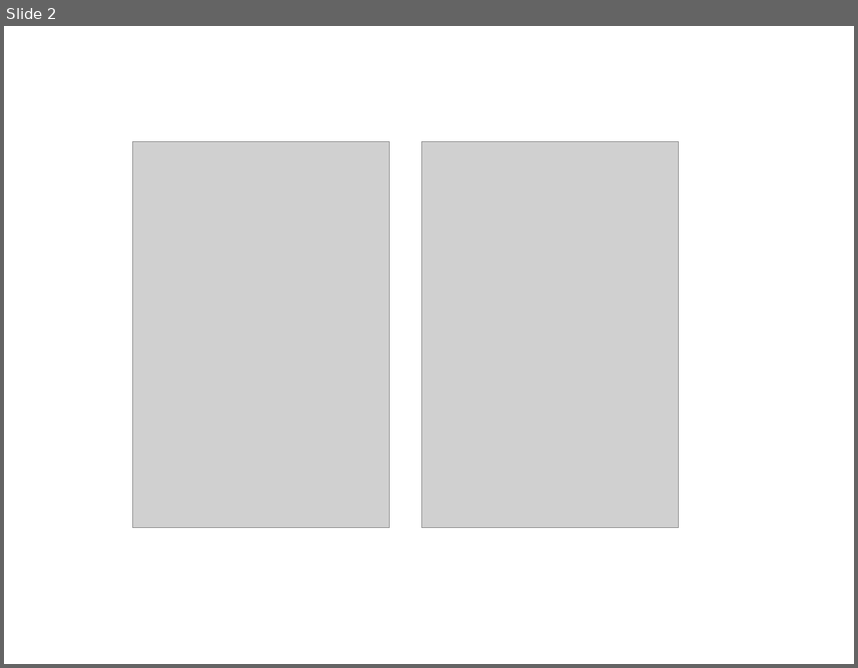
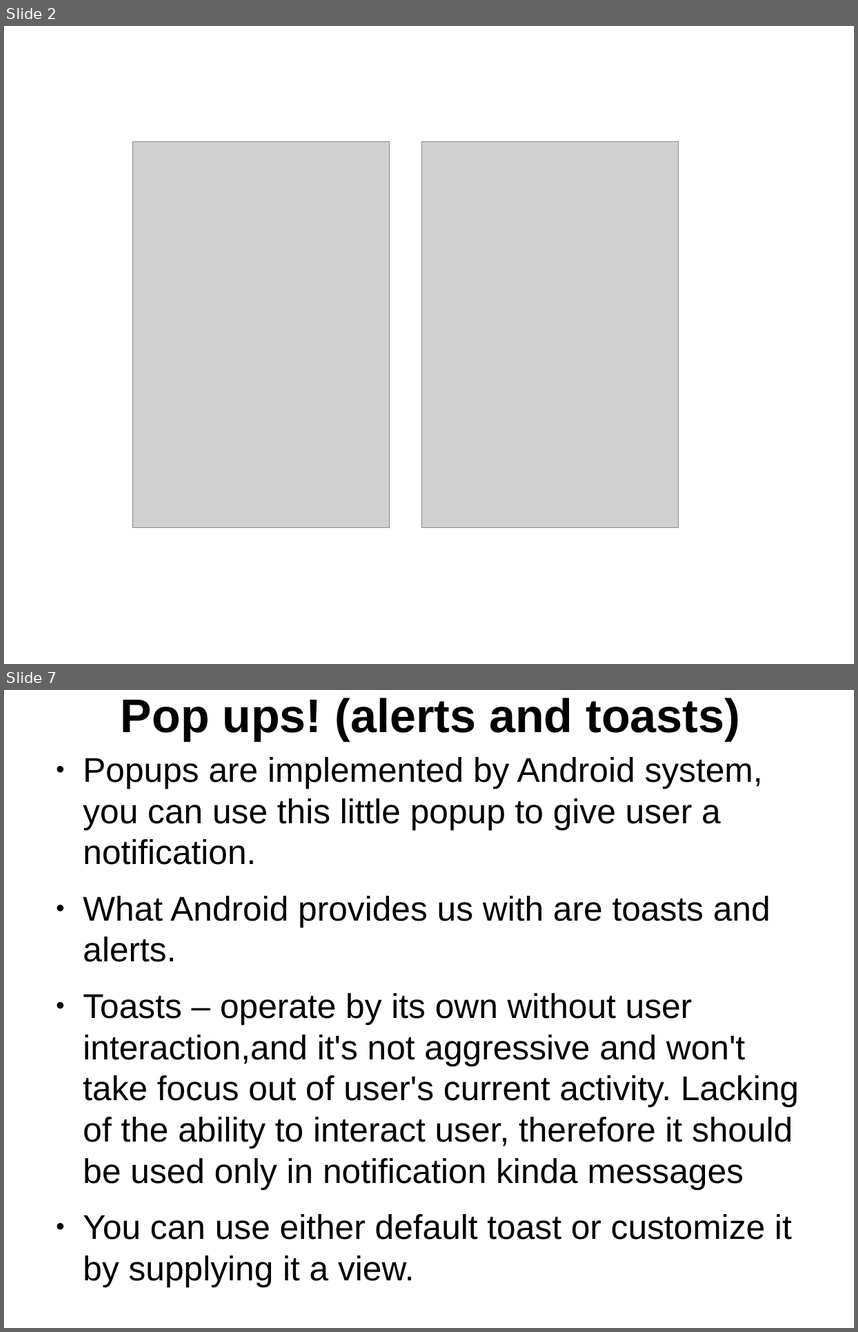
Before and after one commit to thegreatdao/testa, a slide deck: assets/android2.odp. Shown one above the other, each under a label of ours: slide 2 before the commit, slides 2 and 7 after it; the slides between them are not shown. The pictures are 858x668 and 858x1332 pixels, drawn with LibreOffice and Linux fonts; fonts in the diff are those of the drawing; grey boxes stand for pictures. Boxes give left, top, right and bottom in pixels: in the first picture for what was removed or moved away, otherwise in the second. Text is boxed around its words. In the diff, an @@ line names an element or a change of style, - is before the commit and + after.

```diff
--- a/assets/android2.odp
+++ b/assets/android2.odp
@@ slide 7 added at box(4, 690, 854, 1328), background #FFFFFF @@
@@ title added at box(121, 698, 741, 741), 44 pt, text #000000, bold @@
+Pop ups! (alerts and toasts)
@@ text added at box(83, 757, 799, 1286), 32 pt, text #000000 @@
+● Popups are implemented by Android system, you can use this little popup to give user a notification.
+● What Android provides us with are toasts and alerts.
+● Toasts – operate by its own without user interaction,and it's not aggressive and won't take focus out of user's current activity. Lacking of the ability to interact user, therefore it should be used only in notification kinda messages
+● You can use either default toast or customize it by supplying it a view.
```
Also in this commit, not shown: 12 other slides added, 10 other files.
